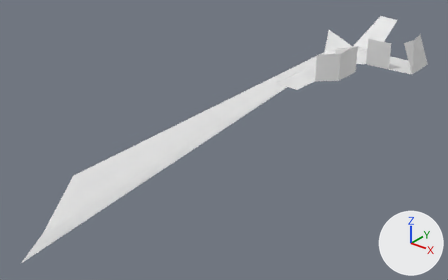
The OBJ model Zeldo/Content/Meshes/Physics/Triangle_Physics.obj: old version first, new version second.
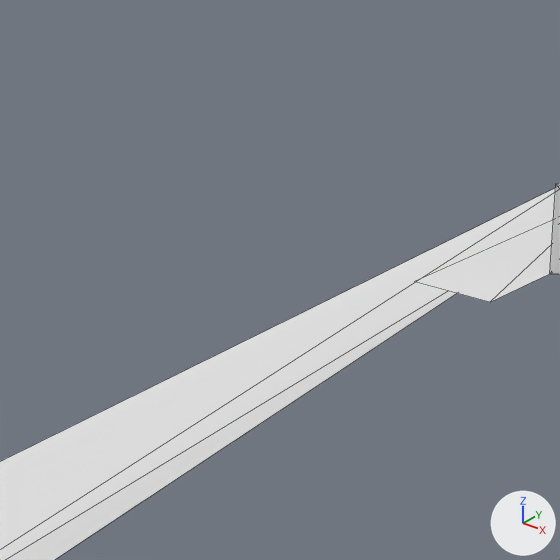
Each version is shown whole from a 50 mm lens placed at (54.9, -104.8, 38.2), pointed at (-20.6, -10.5, -20.3), then close up on the part from 34% to 71% of the width and 0% to 59% of the height. Every picture has the same lights, and +X, +Y and +Z are marked at lower right. The close-ups show mesh edges as thin lines. Where no turn or scale is listed for an object, it has been applied to the vertices.

Before the edit, the objects in view are built like this:
```python
me_triangle_physics = bpy.data.meshes.new('Triangle_Physics')
me_triangle_physics.from_pydata(...)  # 37 vertices, 42 faces; spans x -72.7..16.3, y -46.5..11.1, z -50.6..6.2
ob_triangle_physics = bpy.data.objects.new('Triangle_Physics', me_triangle_physics)
ob_triangle_physics.location = (0.0, 0.0, 0.0)
```
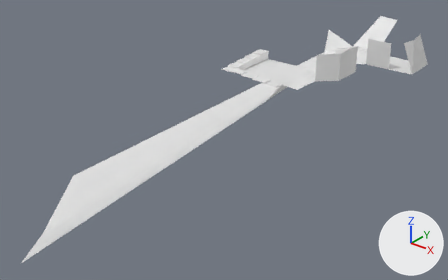
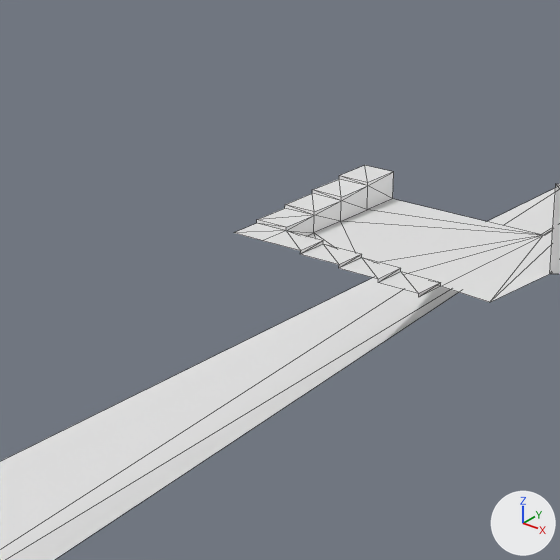
Edits to the scene script, one JSON object a line:
```json
{"block": "me_triangle_physics", "where": "# used by ob_triangle_physics; location = (0.0, 0.0, 0.0)"}
{"op": "remove", "block": "me_triangle_physics", "code": "me_triangle_physics.from_pydata(...)  # 37 vertices, 42 faces; spans x -72.7..16.3, y -46.5..11.1, z -50.6..6.2"}
{"op": "add", "block": "me_triangle_physics", "code": "me_triangle_physics.from_pydata(...)  # 81 vertices, 108 faces; spans x -72.7..16.3, y -46.5..11.1, z -50.6..6.2"}
{"block": "me_triangle_physics", "change": "me_triangle_physics part 1"}
{"block": "me_triangle_physics", "change": "1 vertex is removed from x -1.2, y -20.7, z 0.2"}
{"block": "me_triangle_physics", "change": "1 face is deleted"}
{"block": "me_triangle_physics", "change": "45 vertices are added at x -12.0..0.0, y -22.0..-10.0, z 0.0..1.6"}
{"block": "me_triangle_physics", "change": "67 new faces join them"}
```

Changed parts and their boxes [x1, y1, x2, y2] in the close-ups (560 x 560 px):
```json
{"object": "Triangle_Physics", "change": "reshaped", "before": [0, 184, 560, 560], "after": [0, 165, 560, 560]}
{"part": 1, "of": "me_triangle_physics", "change": "built on", "before": [414, 220, 553, 302], "after": [234, 165, 553, 302]}
```
